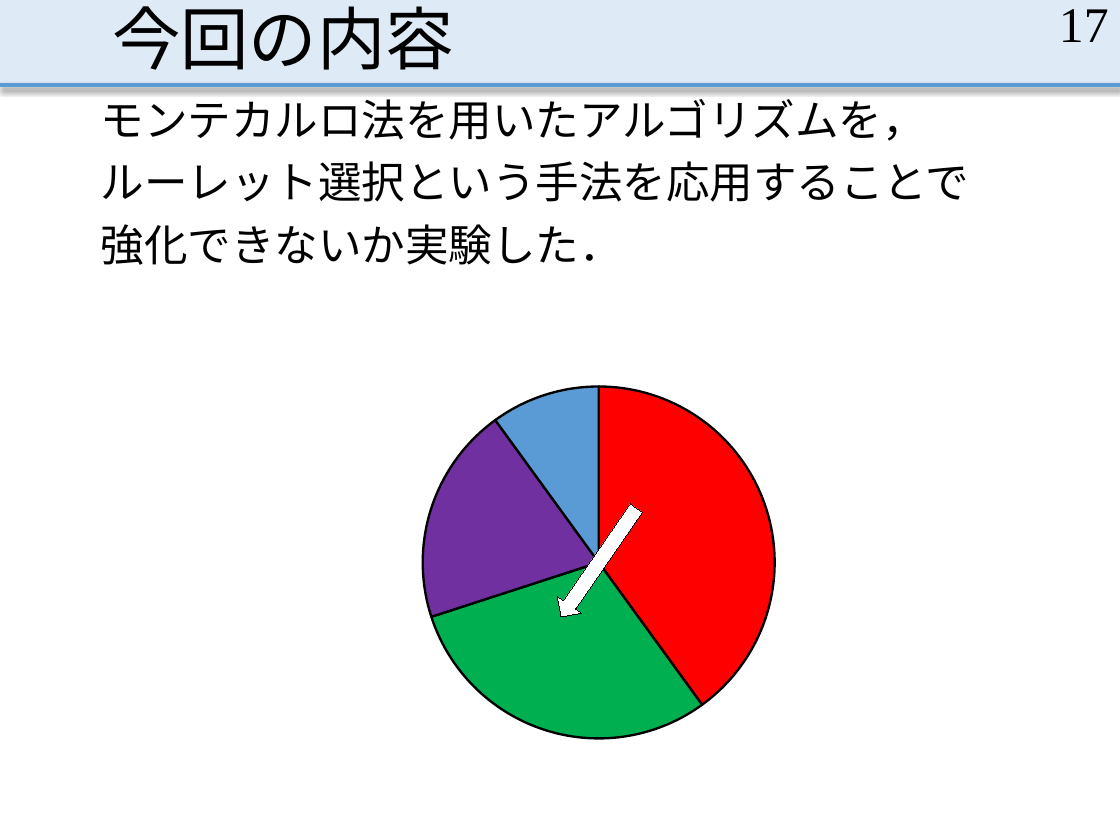
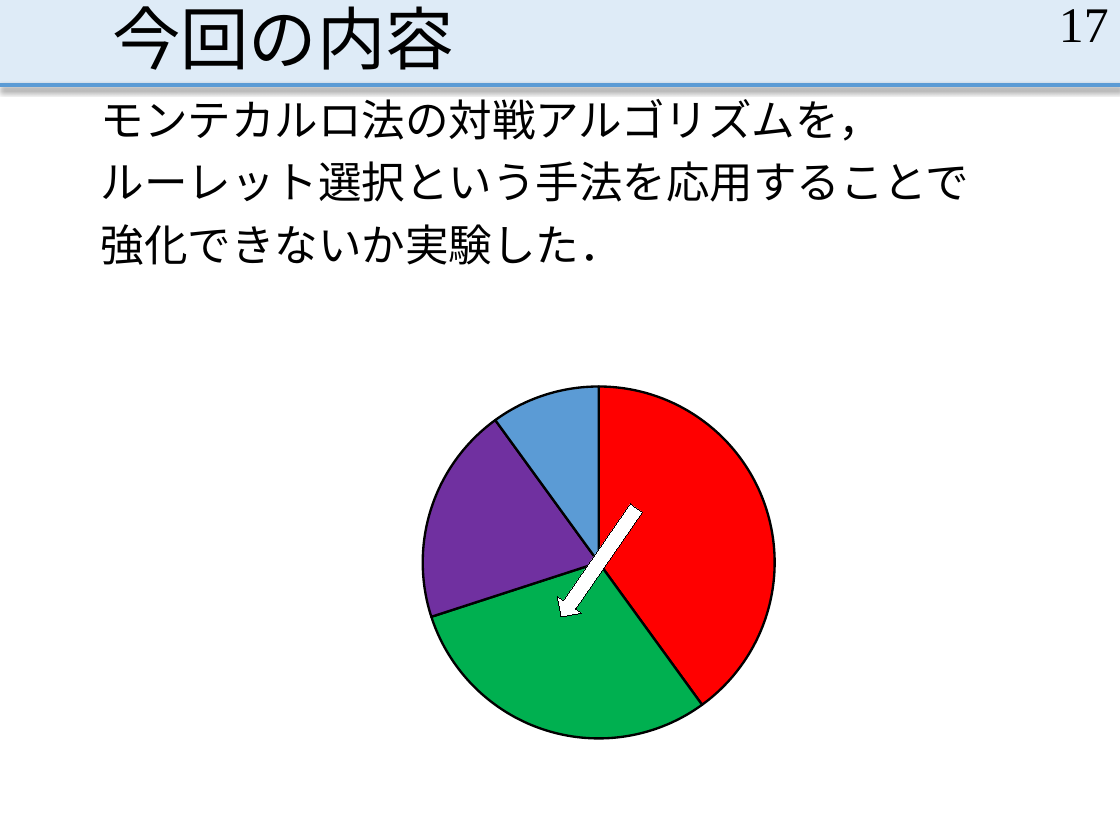
Before and after one commit to MasayaOda/SR, a slide deck: slide 17 of 190702oda.pptx. Drawn at 1120x840 pixels with LibreOffice and Linux fonts; fonts in the diff are those of the drawing. Boxes give left, top, right and bottom in pixels: in the first picture for what was removed or moved away, otherwise in the second. Text is boxed around its words. In the diff, an @@ line names an element or a change of style, - is before the commit and + after.

```diff
--- a/190702oda.pptx
+++ b/190702oda.pptx
@@ text at box(101, 92, 883, 141): text changed @@
-モンテカルロ法を用いたアルゴリズムを，
+モンテカルロ法の対戦アルゴリズムを，
```
Also in this commit, not shown: 9 other slides changed.
